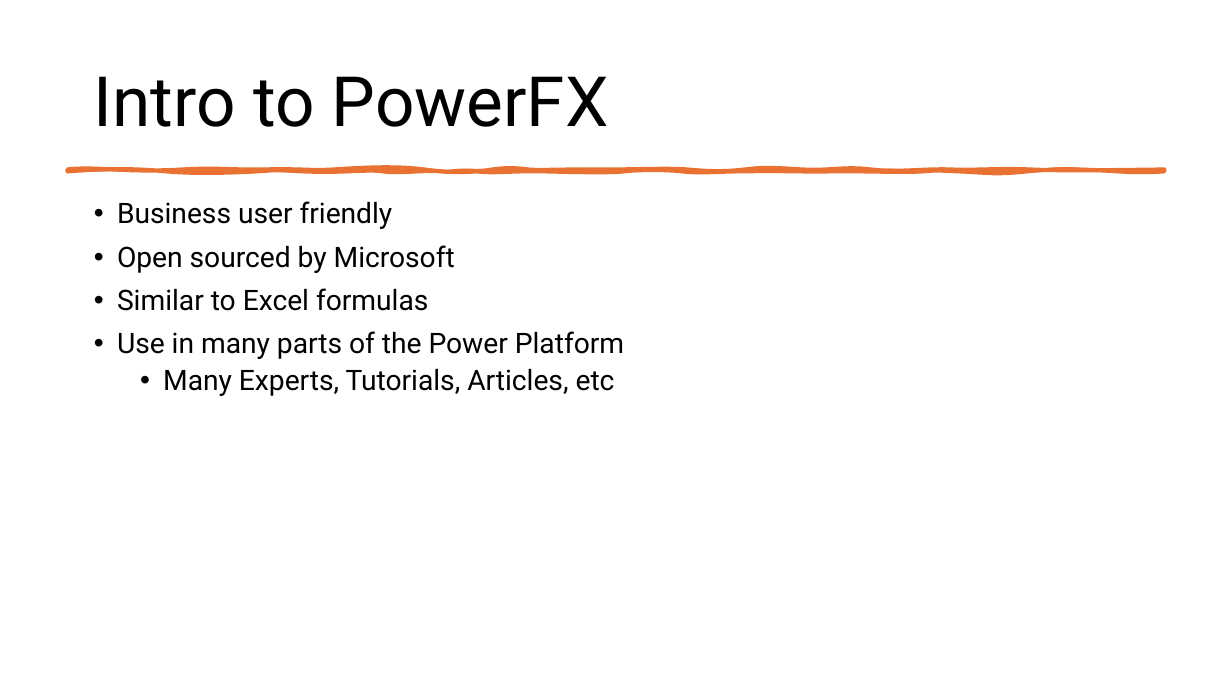
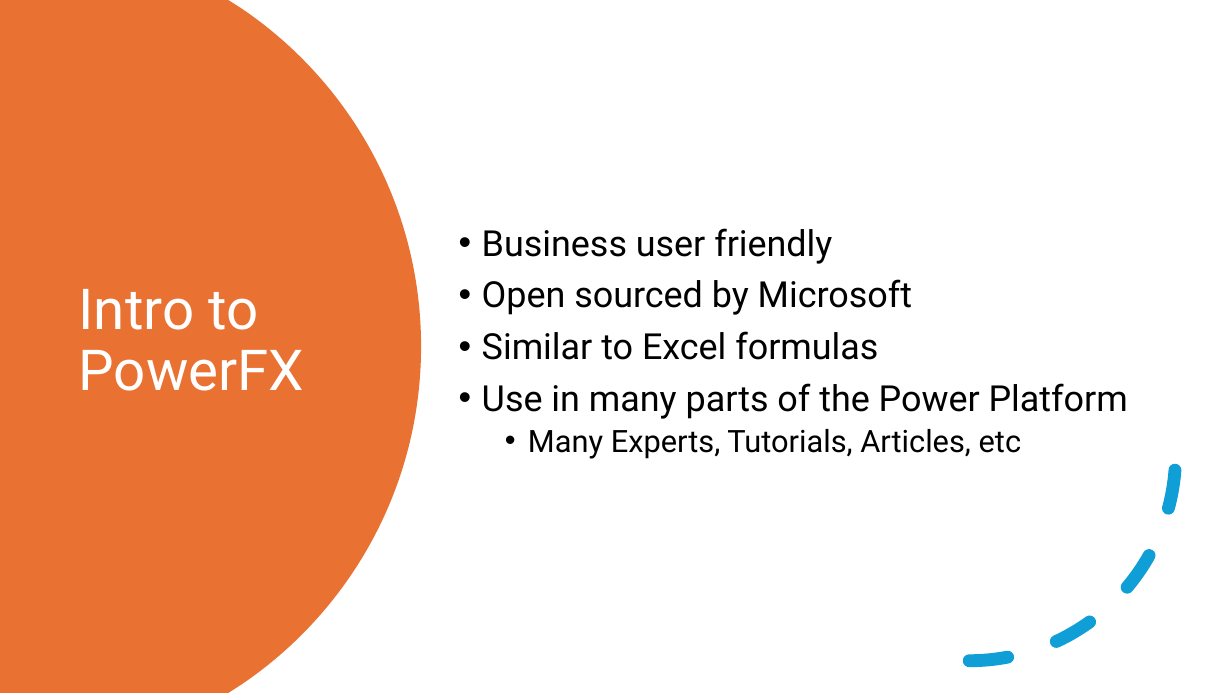
Before and after one commit to TheJuanitoLearnsShow/PuppyDataMapper, a slide deck: slide 8 of src-powerfx/slides/PowerFX embedding session.pptx (slide 3 before the commit). Drawn at 1232x693 pixels with LibreOffice and Linux fonts; fonts in the diff are those of the drawing. Boxes give left, top, right and bottom in pixels: in the first picture for what was removed or moved away, otherwise in the second. Text is boxed around its words. In the diff, an @@ line names an element or a change of style, - is before the commit and + after.

```diff
--- a/src-powerfx/slides/PowerFX embedding session.pptx
+++ b/src-powerfx/slides/PowerFX embedding session.pptx
@@ freeform shape added at <box>0,0,421,693</box>, fill #E97132 @@
@@ text "Business user friendly": place and size @@
-text "Business user friendly" at <box>117,201,624,396</box>
+text "Business user friendly" at <box>482,228,1128,459</box>
@@ text "Business user friendly" at <box>482,228,1128,459</box>: size 22 to 28 pt in "Business user friendly", "Open sourced by Microsoft", "Similar to Excel formulas", "Use in many parts of the Power ..."; size 22 to 24 pt in "Many Experts, Tutorials, Articles, etc"; vertical alignment top to middle @@
@@ title "Intro to PowerFX": place and size @@
-title "Intro to PowerFX" at <box>94,76,609,127</box>
+title "Intro to PowerFX" at <box>79,289,304,391</box>
@@ title "Intro to PowerFX" at <box>79,289,304,391</box>: size 54 to 44 pt, text colour #000000 to #FFFFFF @@
@@ freeform shape removed at <box>67,169,1165,171</box> @@
@@ arc (boxed as its full ellipse) added at <box>763,249,1177,662</box>, outline #0F9ED5 10 pt dashed @@
```
Also in this commit, not shown: 2 other slides changed, 7 slides added.
